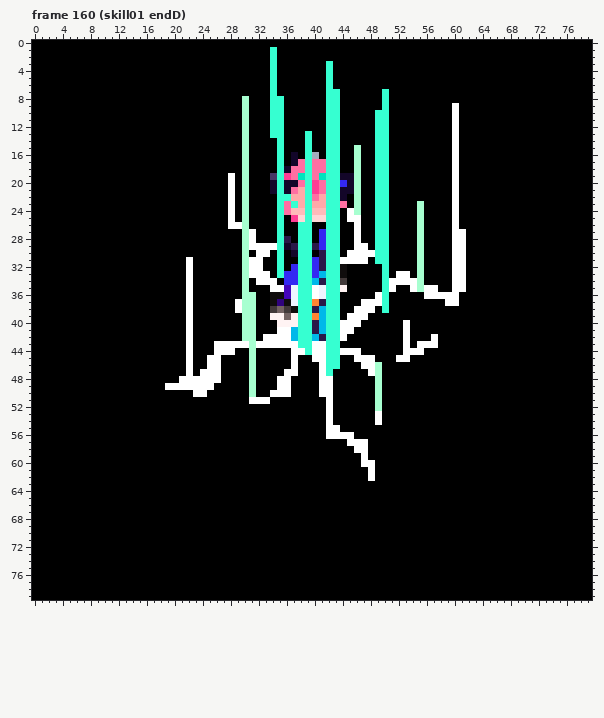
Two states of a pixel-art file, Honkai_into_the_Bubbles/Assets/Images/sd_sprites/sd_0005_delta_L03_plusmech/sd_0005_delta_L03_plusmech.aseprite. Above: the version before the commit.
80x80 pixels, 276 frames. Shown: frame 160 (skill01 endD). The commit also changed other frames, which this record leaves out.
Once edited:
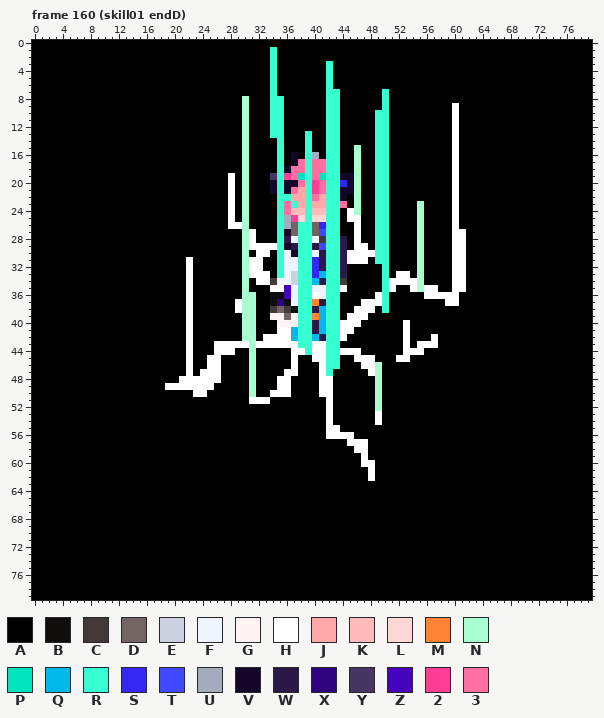
Palette (. is transparent): A #000000  B #100d0d  C #423939  D #746363  E #cbd1e0  F #eff4ff  G #fff3f3  H #ffffff  J #ffa9a9  K #ffbaba  L #ffd7d7  M #ff8433  N #a7ffd0  P #00e3be  Q #00b8e9  R #36ffd1  S #3428f2  T #3f49ff  U #a5abbd  V #130629  W #2a1848  X #30037e  Y #473665  Z #4504bc  2 #ff3d94  3 #ff6fa2
Commit message: WIP Delta_Delta attack movement unstable
Diff:
{"where": "frame 160 (skill01 endD), layer \"body'\""}
{"frame":160,"y":25,"x":36,"old":"A","new":"U"}
{"frame":160,"y":26,"x":36,"old":"AA","new":"UD"}
{"frame":160,"y":26,"x":40,"old":"AA","new":"DS"}
{"frame":160,"y":27,"x":36,"old":"AA","new":"VD"}
{"frame":160,"y":27,"x":40,"old":"AS","new":"DT"}
{"frame":160,"y":28,"x":37,"old":"A","new":"F"}
{"frame":160,"y":28,"x":40,"old":"AS","new":"FC"}
{"frame":160,"y":28,"x":44,"old":"A","new":"W"}
{"frame":160,"y":29,"x":41,"old":"S","new":"T"}
{"frame":160,"y":29,"x":44,"old":"A","new":"W"}
{"frame":160,"y":30,"x":36,"old":"A","new":"F"}
{"frame":160,"y":30,"x":40,"old":"A","new":"F"}
{"frame":160,"y":30,"x":44,"old":"A","new":"W"}
{"frame":160,"y":31,"x":36,"old":"AA","new":"FF"}
{"frame":160,"y":31,"x":44,"old":"H","new":"W"}
{"frame":160,"y":32,"x":36,"old":"AS","new":"FF"}
{"frame":160,"y":32,"x":44,"old":"B","new":"W"}
{"frame":160,"y":33,"x":36,"old":"SS","new":"FE"}
{"frame":160,"y":33,"x":44,"old":"B","new":"W"}
{"frame":160,"y":34,"x":34,"old":"HASS","new":"CFFE"}
{"frame":160,"y":35,"x":40,"old":"H","new":"F"}
{"label":"changed","picture_box":[270,215,347,292]}
